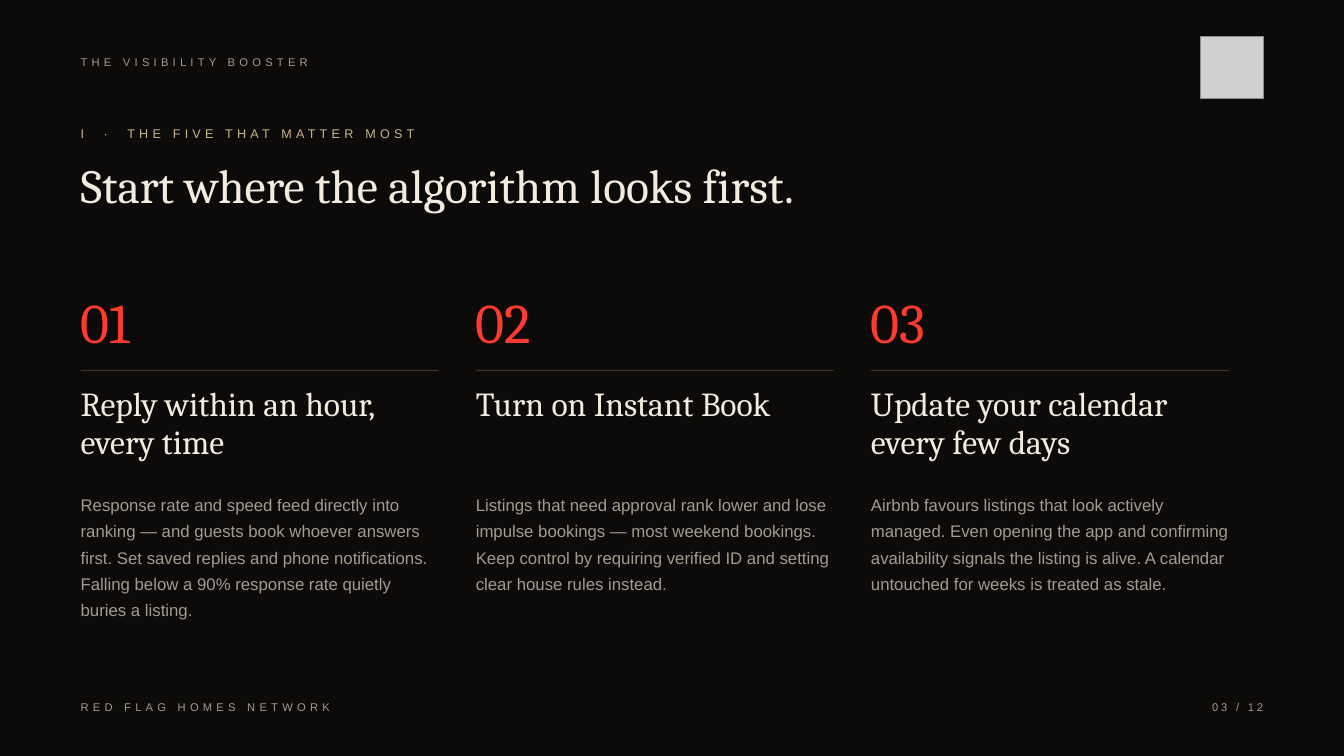
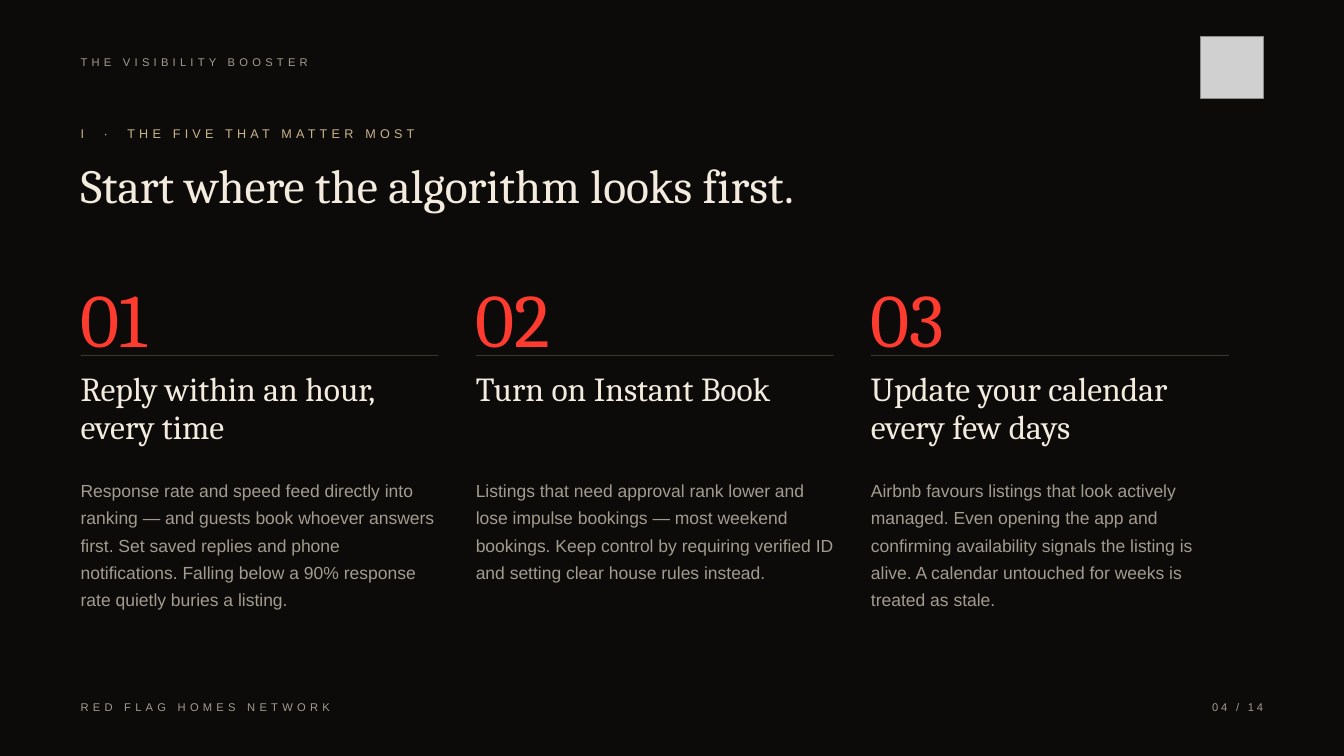
Before and after one commit to priyanshu777-hue/Red-Flag-Home-, a slide deck: slide 4 of ppt_tasks/visibility-booster/output/The_Visibility_Booster.pptx (slide 3 before the commit). Drawn at 1344x756 pixels with LibreOffice and Linux fonts; fonts in the diff are those of the drawing; grey boxes stand for pictures. Boxes give left, top, right and bottom in pixels: in the first picture for what was removed or moved away, otherwise in the second. Text is boxed around its words. In the diff, an @@ line names an element or a change of style, - is before the commit and + after.

```diff
--- a/ppt_tasks/visibility-booster/output/The_Visibility_Booster.pptx
+++ b/ppt_tasks/visibility-booster/output/The_Visibility_Booster.pptx
@@ size 40 to 54 pt in 3 elements at <box>81,296,147,356</box>, <box>871,296,945,356</box>, <box>476,296,551,356</box> @@
@@ 9 texts, 3 rectangles: place and size @@
-9 texts, 3 rectangles at <box>81,305,1229,620</box>
+9 texts, 3 rectangles at <box>81,296,1229,610</box>
@@ size 12 to 12.5 pt in 3 elements at <box>81,484,434,610</box>, <box>476,484,833,583</box>, <box>871,484,1193,606</box> @@
@@ text at <box>1212,703,1263,711</box>: text changed @@
-03 / 12
+04 / 14
```
Also in this commit, not shown: 7 other slides changed, 2 slides added, 22 other files.
